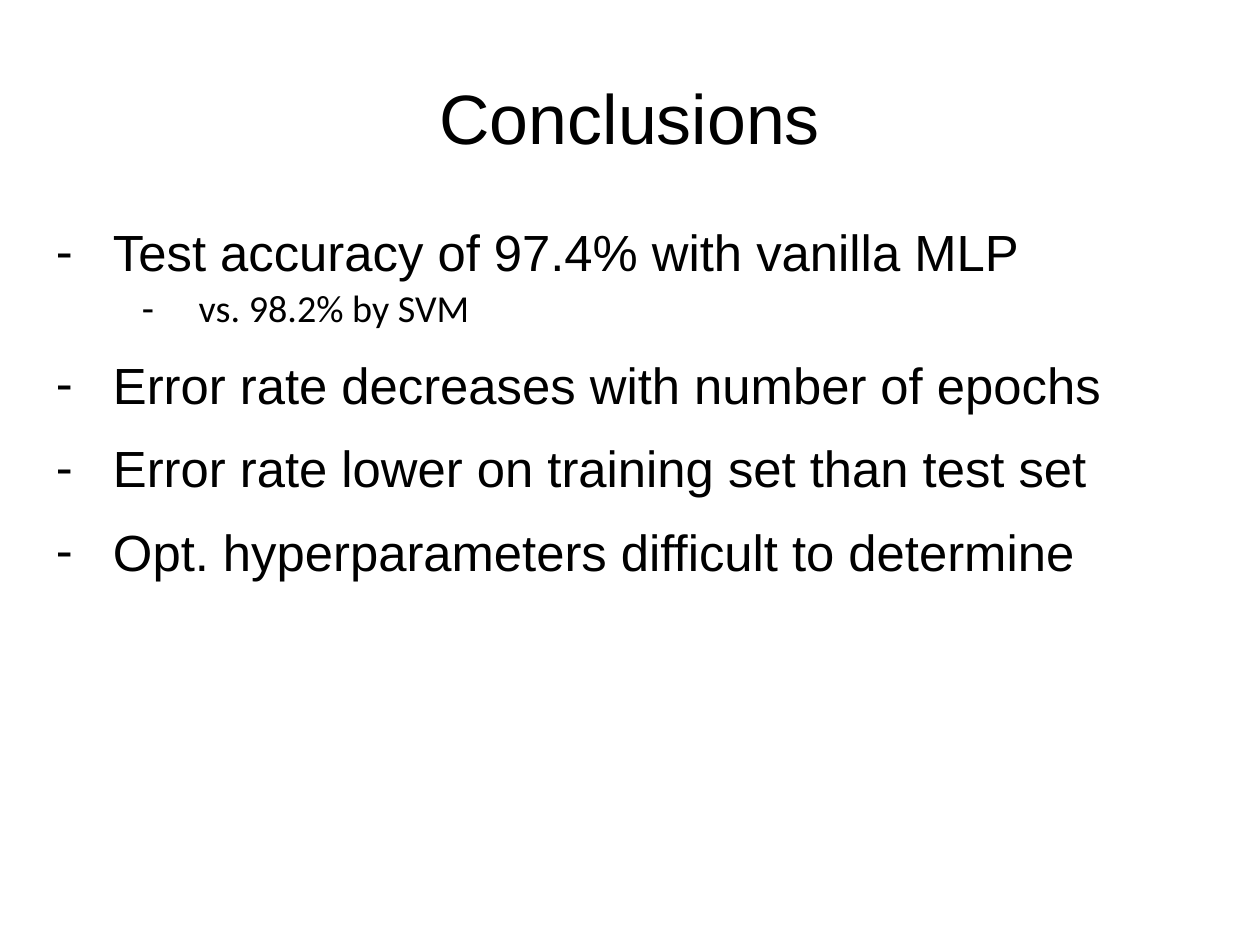
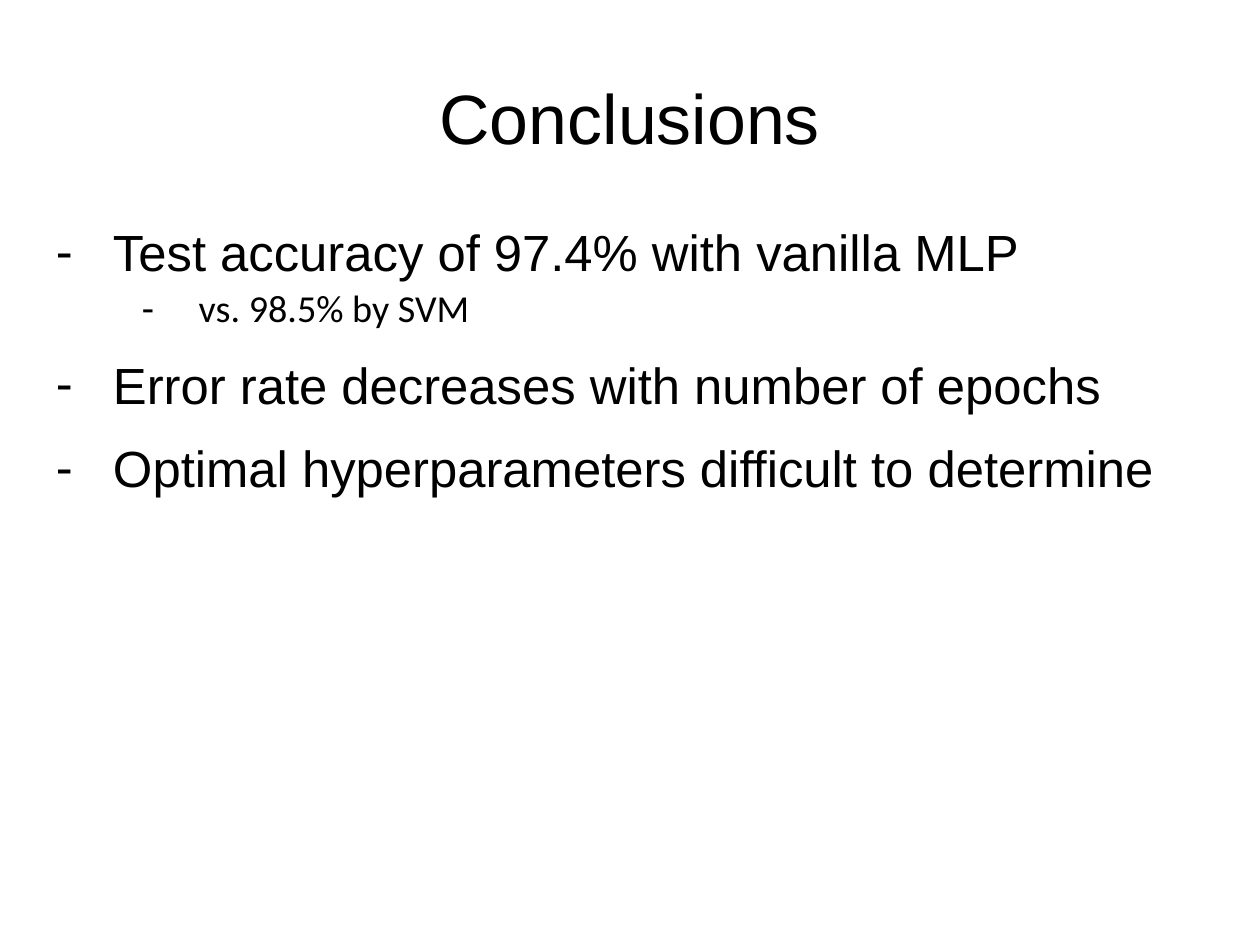
Before and after one commit to lukaszbinden/jmcs-pattern-recognition, a slide deck: slide 7 of Exercise_2b/presentation.pptx. Drawn at 1260x945 pixels with LibreOffice and Linux fonts; fonts in the diff are those of the drawing. Boxes give left, top, right and bottom in pixels: in the first picture for what was removed or moved away, otherwise in the second. Text is boxed around its words. In the diff, an @@ line names an element or a change of style, - is before the commit and + after.

```diff
--- a/Exercise_2b/presentation.pptx
+++ b/Exercise_2b/presentation.pptx
@@ text at [199,295,469,328]: text changed @@
-  – vs. 98.2% by SVM
+  – vs. 98.5% by SVM
@@ text at [113,450,1154,498]: text changed @@
-– Error rate lower on training set than test set
-– Opt. hyperparameters difficult to determine
+– Optimal hyperparameters difficult to determine
```
Also in this commit, not shown: 1 other slide changed.
